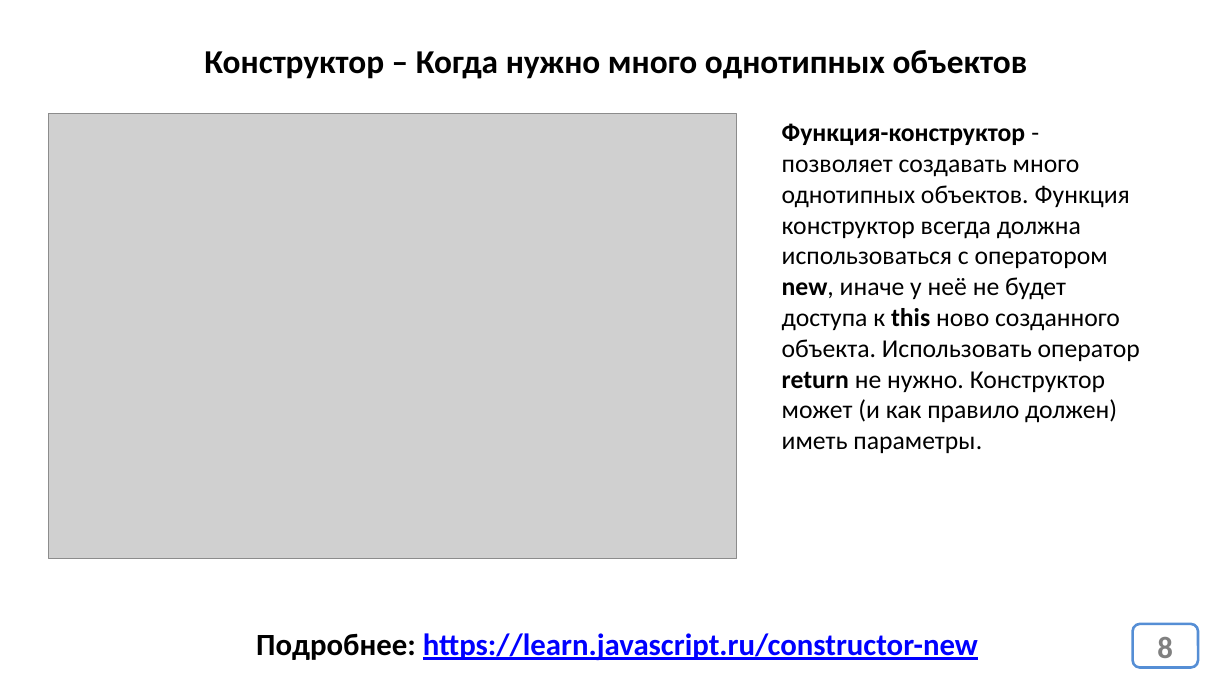
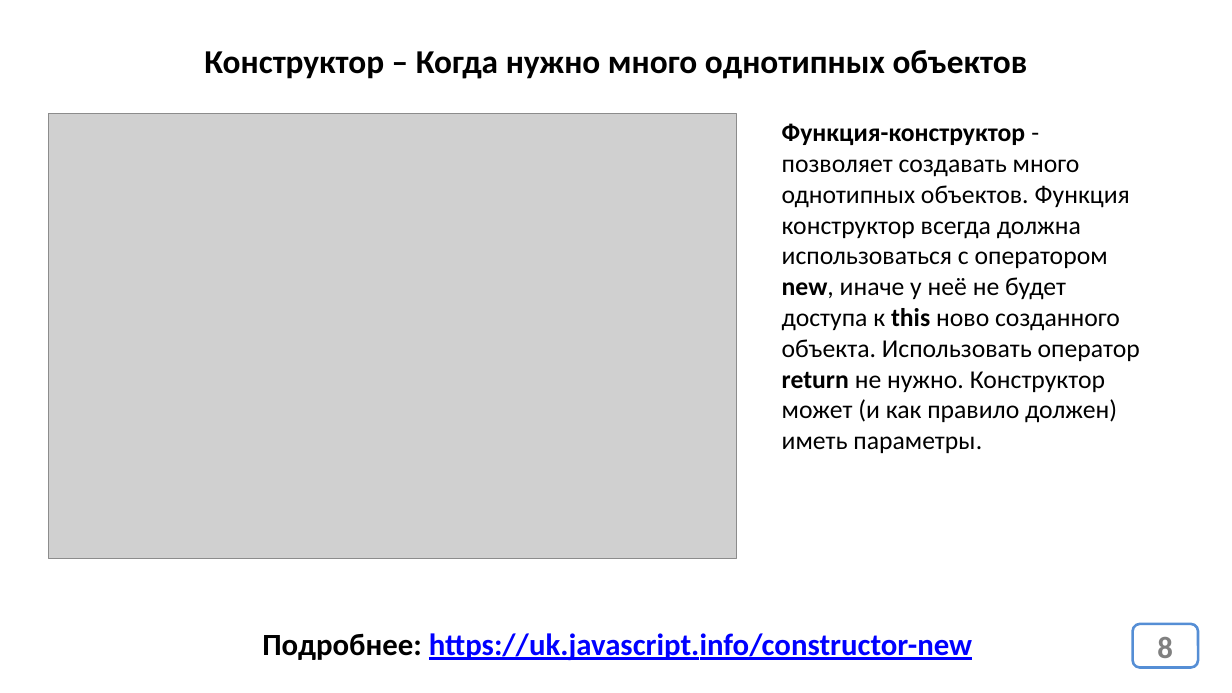
Before and after one commit to javascript-course-18-ortdnipro/lesson05, a slide deck: slide 8 of lesson05.pptx. Drawn at 1232x693 pixels with LibreOffice and Linux fonts; fonts in the diff are those of the drawing; grey boxes stand for pictures. Boxes give left, top, right and bottom in pixels: in the first picture for what was removed or moved away, otherwise in the second. Text is boxed around its words. In the diff, an @@ line names an element or a change of style, - is before the commit and + after.

```diff
--- a/lesson05.pptx
+++ b/lesson05.pptx
@@ text at box(262, 633, 972, 661): text changed @@
-Подробнее: https://learn.javascript.ru/constructor-new
+Подробнее: https://uk.javascript.info/constructor-new
```
Also in this commit, not shown: 4 other slides changed, 1 other file.
